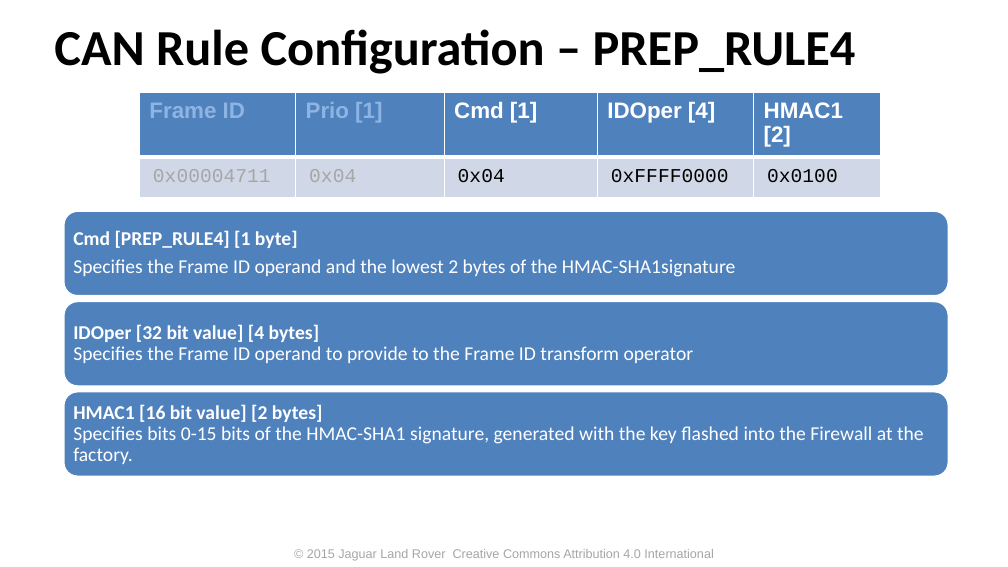
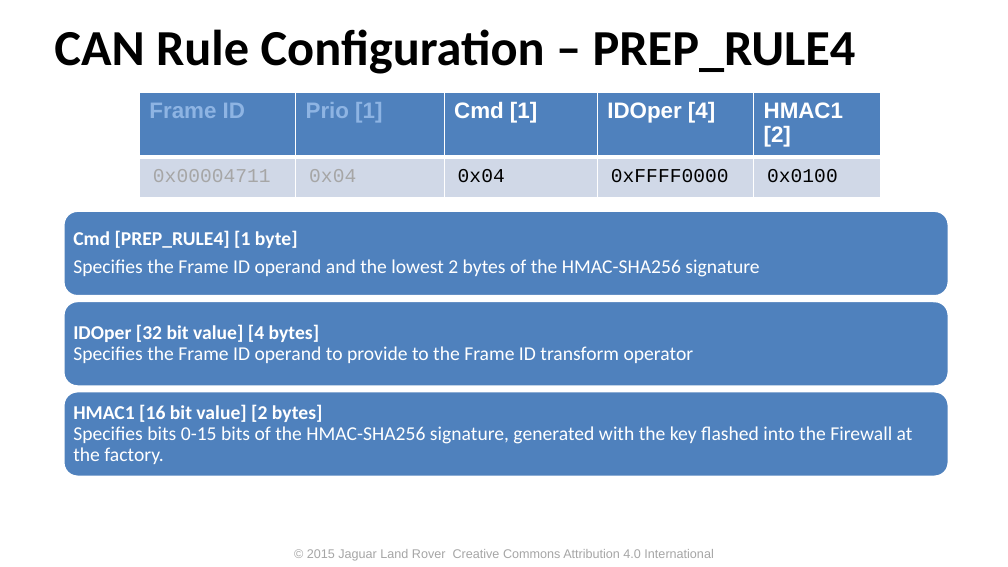
Before and after one commit to PDXostc/canfw, a slide deck: slide 13 of doc/CAN Firewall.pptx. Drawn at 1008x567 pixels with LibreOffice and Linux fonts; fonts in the diff are those of the drawing; background and template pictures are left out. Boxes give left, top, right and bottom in pixels: in the first picture for what was removed or moved away, otherwise in the second. Text is boxed around its words. In the diff, an @@ line names an element or a change of style, - is before the commit and + after.

Commit message:
Modified with HMAC-SHA256 signature

```diff
--- a/doc/CAN Firewall.pptx
+++ b/doc/CAN Firewall.pptx
@@ text at (73, 259, 759, 277): text changed @@
-Specifies the Frame ID operand and the lowest 2 bytes of the HMAC-SHA1signature
+Specifies the Frame ID operand and the lowest 2 bytes of the HMAC-SHA256 signature
@@ text at (73, 404, 913, 464): text changed @@
-HMAC1 [16 bit value] [2 bytes]
-Specifies bits 0-15 bits of the HMAC-SHA1 signature, generated with the key flashed into the Firewall at the factory.
+HMAC1 [16 bit value] [2 bytes]
+Specifies bits 0-15 bits of the HMAC-SHA256 signature, generated with the key flashed into the Firewall at the factory.
```
Also in this commit, not shown: 6 other slides changed, 4 slides added, 1 other file.
